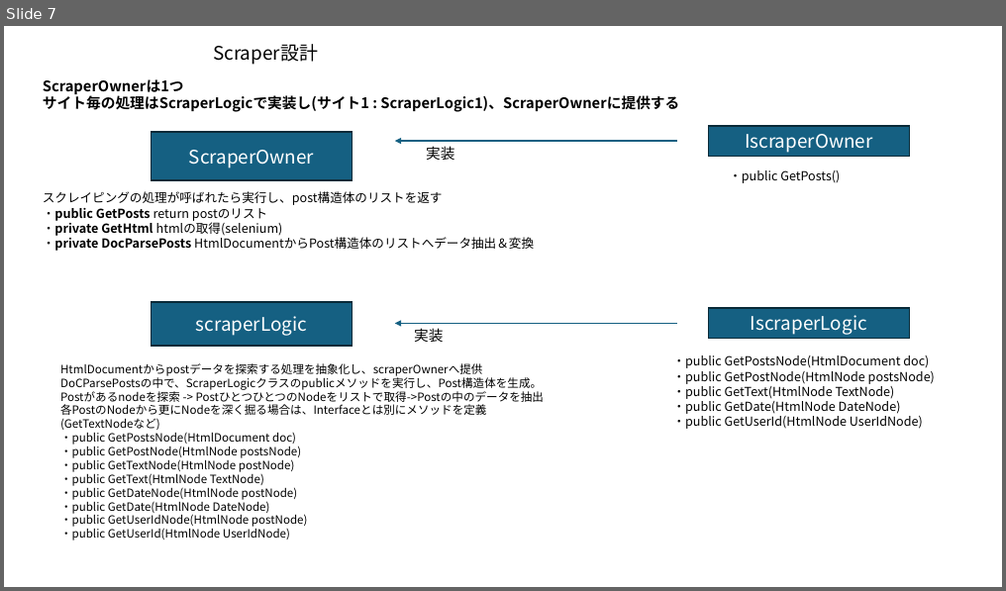
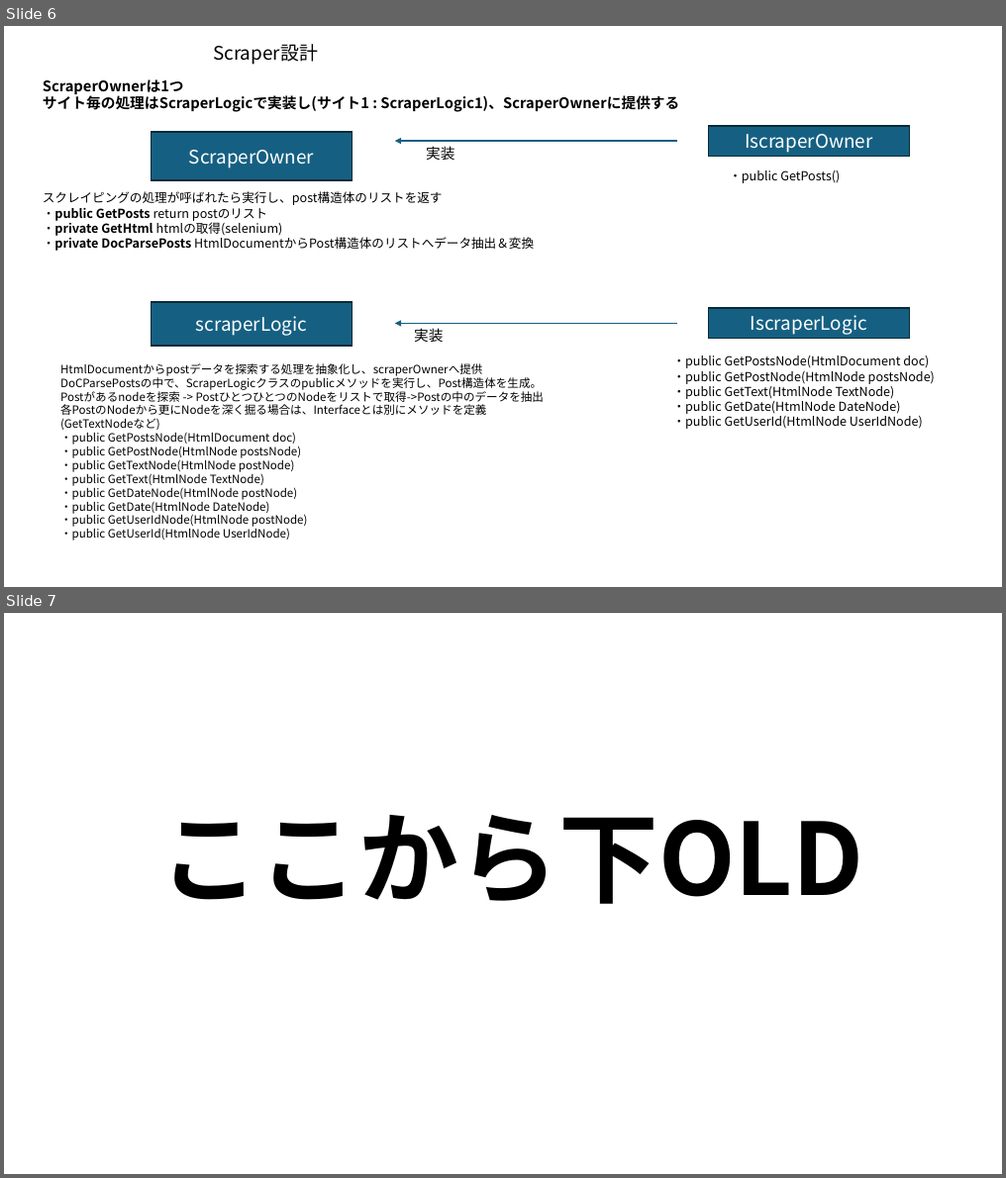
Before and after one commit to miyas02/matome_phase1, a slide deck: source/docs/まとめサイト管理ソフトウェア要件定義.pptx. Shown one above the other, each under a label of ours: slide 7 before the commit, slides 6 and 7 after it. The pictures are 1006x591 and 1006x1178 pixels, drawn with LibreOffice and Linux fonts; fonts in the diff are those of the drawing. Boxes give left, top, right and bottom in pixels: in the first picture for what was removed or moved away, otherwise in the second. Text is boxed around its words. In the diff, an @@ line names an element or a change of style, - is before the commit and + after.

```diff
--- a/source/docs/まとめサイト管理ソフトウェア要件定義.pptx
+++ b/source/docs/まとめサイト管理ソフトウェア要件定義.pptx
@@ slide 7 added at [4,613,1002,1174], background #FFFFFF @@
@@ title added at [159,815,864,904], 96 pt, text #000000, bold @@
+ここから下OLD
@@ what was slide 7 is now slide 6 @@
```
Also in this commit, not shown: 3 slides changed, 1 other file.
